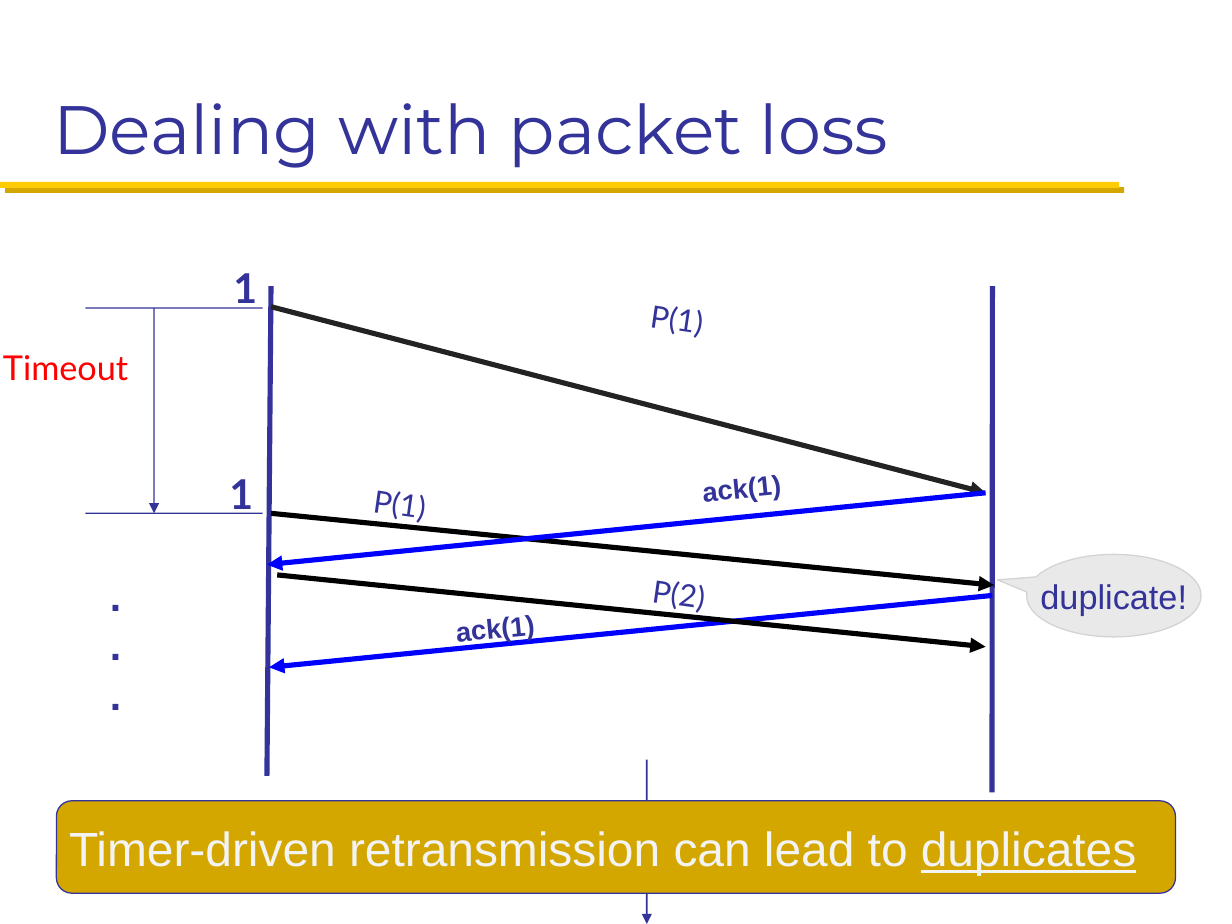
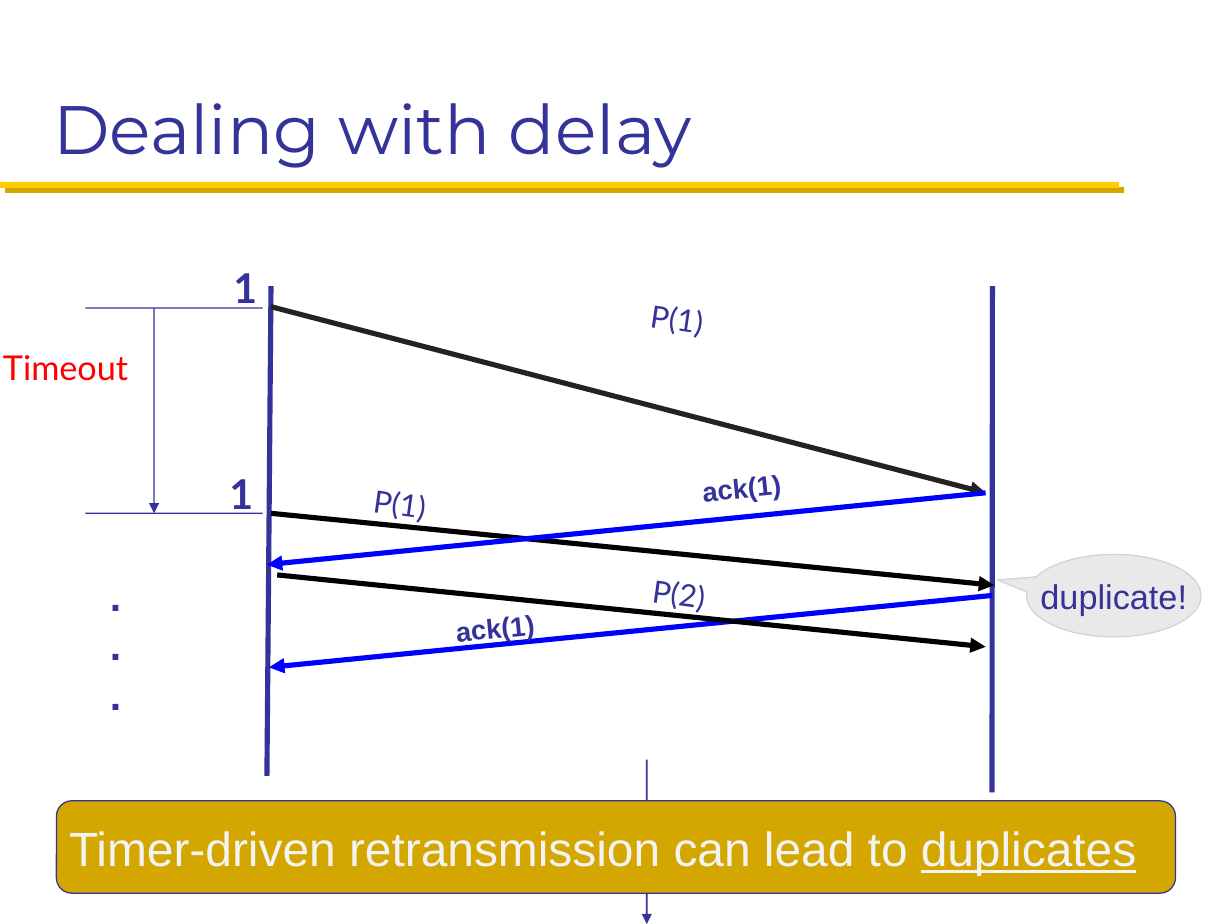
Before and after one commit to mosharaf/eecs489, a slide deck: slide 22 of Slides/092618.pptx (slide 23 before the commit). Drawn at 1232x924 pixels with LibreOffice and Linux fonts; fonts in the diff are those of the drawing. Boxes give left, top, right and bottom in pixels: in the first picture for what was removed or moved away, otherwise in the second. Text is boxed around its words. In the diff, an @@ line names an element or a change of style, - is before the commit and + after.

```diff
--- a/Slides/092618.pptx
+++ b/Slides/092618.pptx
@@ title at (x1=53, y1=103, x2=692, y2=168): text changed @@
-Dealing with packet loss
+Dealing with delay
```
Also in this commit, not shown: 10 other slides changed, 1 slide removed.
